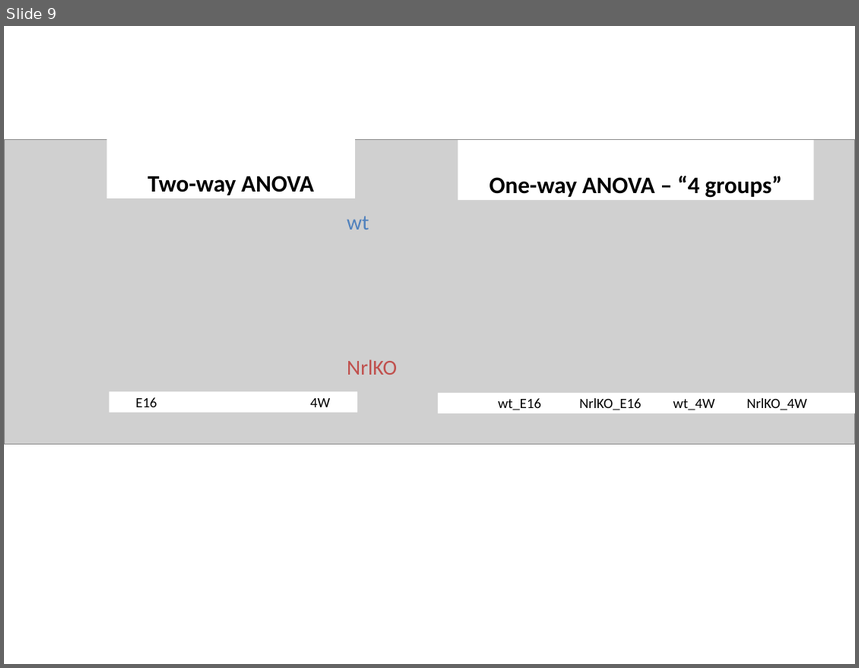
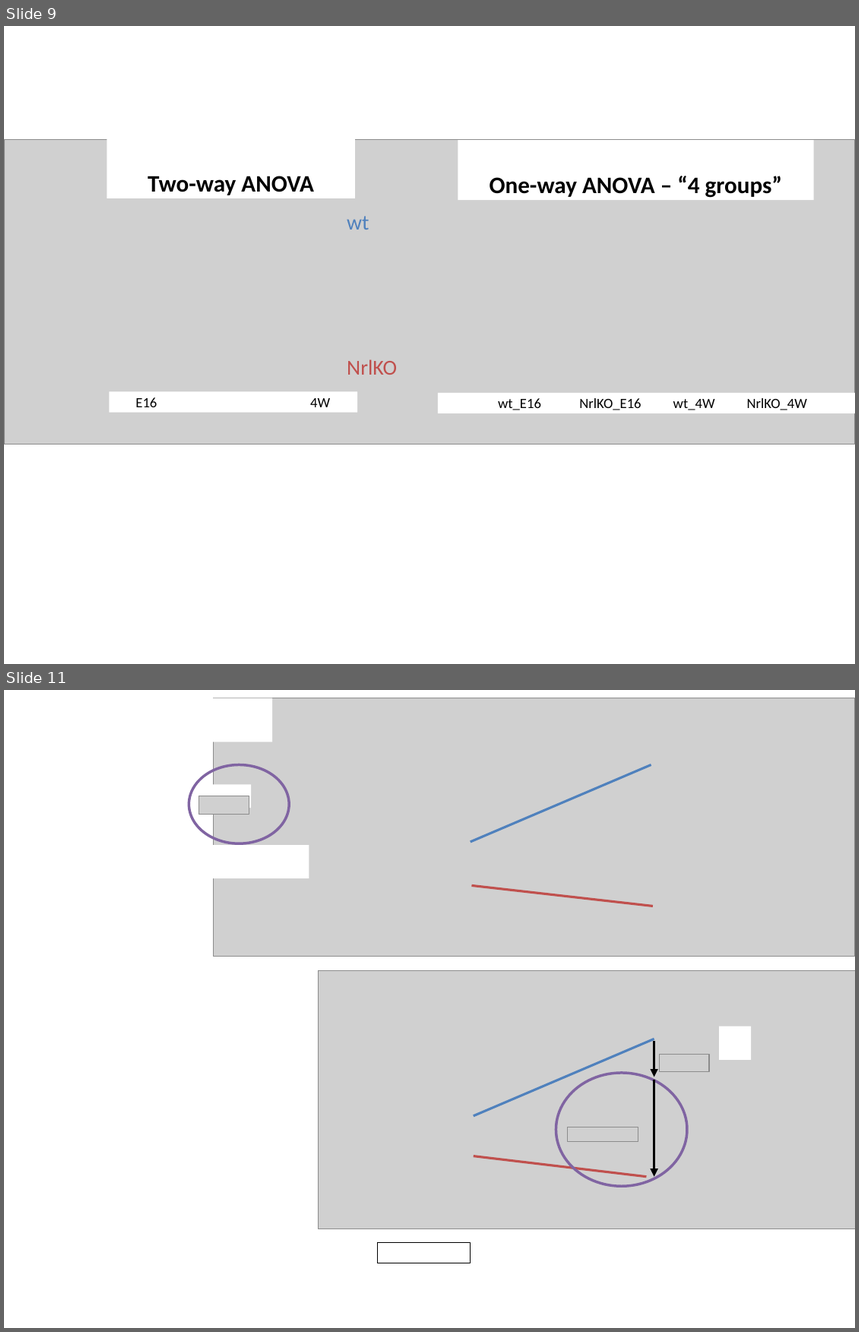
Before and after one commit to gcohenfr/STAT540_RMarkdown_Slides, a slide deck: pics.pptx. Shown one above the other, each under a label of ours: slide 9 before the commit, slides 9 and 11 after it; the slides between them are not shown. The pictures are 859x668 and 859x1332 pixels, drawn with LibreOffice and Linux fonts; fonts in the diff are those of the drawing; grey boxes stand for pictures. Boxes give left, top, right and bottom in pixels: in the first picture for what was removed or moved away, otherwise in the second. Text is boxed around its words. In the diff, an @@ line names an element or a change of style, - is before the commit and + after.

```diff
--- a/pics.pptx
+++ b/pics.pptx
@@ slide 11 added at (4, 690, 855, 1328), background #FFFFFF @@
@@ ellipse added at (189, 765, 289, 844), outline #8064A2 2.25 pt @@
@@ picture added at (199, 796, 249, 815) @@
@@ group added at (138, 698, 855, 955): 3 rectangles, 2 lines, 1 picture @@
@@ rectangle added at (54, 979, 159, 1009), fill #FFFFFF @@
@@ rectangle added at (719, 1026, 751, 1060), fill #FFFFFF @@
@@ arrow added from (655, 1042) to (655, 1078), #000000 2.25 pt @@
@@ picture added at (659, 1054, 709, 1072) @@
@@ ellipse added at (557, 1073, 687, 1186), outline #8064A2 2.25 pt @@
@@ group added at (132, 971, 855, 1229): 3 rectangles, 2 lines, 1 picture @@
@@ arrow added from (655, 1080) to (655, 1177), #000000 2.25 pt @@
@@ rectangle added at (63, 1116, 120, 1137), fill #FFFFFF @@
@@ rectangle added at (214, 1125, 306, 1145), fill #FFFFFF @@
@@ picture added at (567, 1128, 638, 1142) @@
@@ rectangle added at (378, 1243, 471, 1264), fill #FFFFFF, outline #000000 0.75 pt @@
```
Also in this commit, not shown: 1 other slide added, 16 other files.
